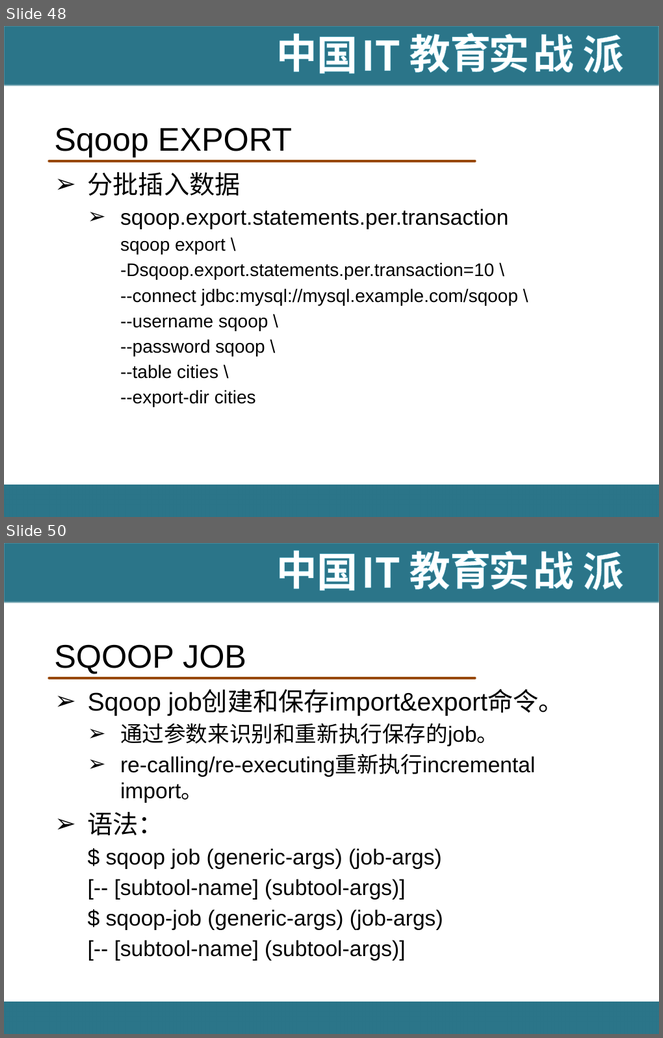
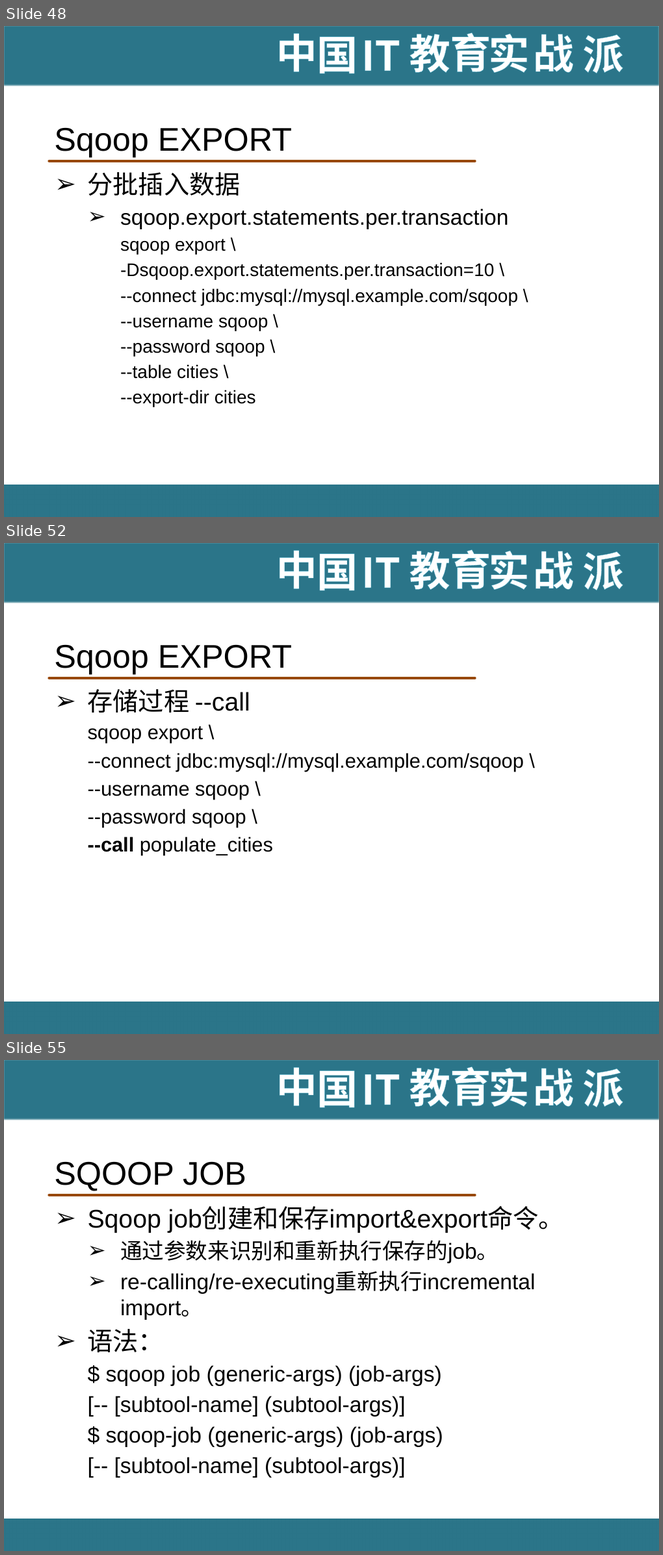
Before and after one commit to hanningxiao/BigData, a slide deck: [IT18掌www.it18zhang.com]Sqoop.pptx. Shown one above the other, each under a label of ours: slides 48 and 50 before the commit, slides 48, 52 and 55 after it; the slides between them are not shown. The pictures are 663x1038 and 663x1555 pixels, drawn with LibreOffice and Linux fonts; fonts in the diff are those of the drawing; background and template pictures are left out. Boxes give left, top, right and bottom in pixels: in the first picture for what was removed or moved away, otherwise in the second. Text is boxed around its words. In the diff, an @@ line names an element or a change of style, - is before the commit and + after.

Commit message:
update Sqoop

```diff
--- a/[IT18掌www.it18zhang.com]Sqoop.pptx
+++ b/[IT18掌www.it18zhang.com]Sqoop.pptx
@@ slide 52 added at [4,543,659,1034], background #FFFFFF; not listed: 11 template elements that a slide beside it also shows @@
@@ title added at [54,644,292,674], 36 pt, text #000000 @@
+Sqoop EXPORT
@@ text added at [88,689,524,856], 22 pt, text #000000 @@
+➢ 存储过程 --call
+  sqoop export \
+  --connect jdbc:mysql://mysql.example.com/sqoop \
+  --username sqoop \
+  --password sqoop \
+  --call populate_cities
@@ what was slide 50 is now slide 55 @@
```
Also in this commit, not shown: 1 slide changed, 12 other slides added.
